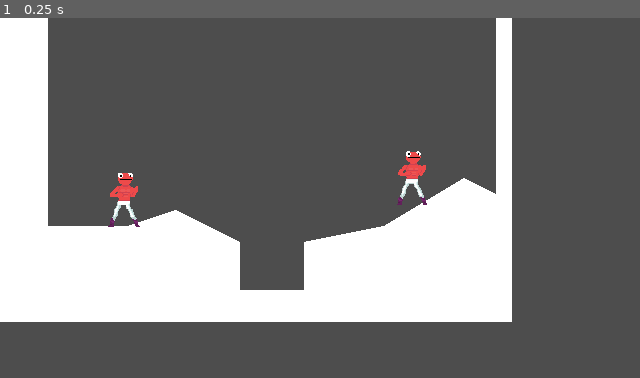
Above: before the commit, frame 1.
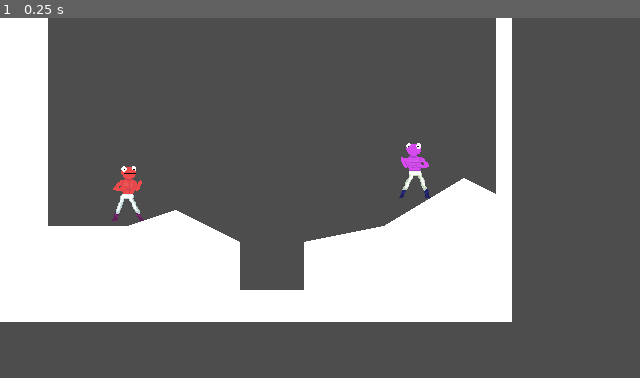
Above: after the commit, the same moment.

Repository: bmingles/gamejam-2024
Game: Godot game, scene res://world.tscn
Same seed, same stepped clock (60 frames per second), same inputs: the game is played once before the commit and once after it.
Inputs:
- Up to frame 1 (0.25 s): no input

The runs differ from the first frame. In frame 1, 0.8% of the frame differs, in the area x 16-68%, y 34-59%.

Commit message:
Multi player sprites

Diff:
--- a/FrogFighters/player.gd
+++ b/FrogFighters/player.gd
@@ -1,6 +1,7 @@
 extends CharacterBody2D
 
 @export_enum("1", "2") var player_number: String
+@export var frames: Resource
 
 const SPEED = 50.0
 const JUMP_VELOCITY = -200.0
@@ -8,6 +9,12 @@
 # Get the gravity from the project settings to be synced with RigidBody nodes.
 var gravity = ProjectSettings.get_setting("physics/2d/default_gravity")
 
+func _ready():
+	if player_number == "2":
+		$AnimatedSprite2D.set_flip_h(true)
+		$AnimatedSprite2D.set_offset(Vector2(-5, 0))
+
+	$AnimatedSprite2D.set_sprite_frames(frames)
 
 func _physics_process(delta):
 	# Add the gravity.
--- a/FrogFighters/player.tscn
+++ b/FrogFighters/player.tscn
@@ -1,190 +1,20 @@
-[gd_scene load_steps=25 format=3 uid="uid://c406xs2gdbw5y"]
+[gd_scene load_steps=4 format=3 uid="uid://c406xs2gdbw5y"]
 
 [ext_resource type="Script" path="res://player.gd" id="1_meufp"]
-[ext_resource type="Texture2D" uid="uid://d03c84vcs25x4" path="res://assets/mermit.png" id="1_sfwny"]
+[ext_resource type="SpriteFrames" uid="uid://bvrj62vptk1wp" path="res://resources/mermit_sprite_frames.tres" id="2_6hby3"]
 
-[sub_resource type="CapsuleShape2D" id="CapsuleShape2D_dltwg"]
-
-[sub_resource type="AtlasTexture" id="AtlasTexture_bjnqp"]
-atlas = ExtResource("1_sfwny")
-region = Rect2(1100, 0, 110, 96)
-
-[sub_resource type="AtlasTexture" id="AtlasTexture_j44pb"]
-atlas = ExtResource("1_sfwny")
-region = Rect2(1210, 0, 110, 96)
-
-[sub_resource type="AtlasTexture" id="AtlasTexture_mcgfr"]
-atlas = ExtResource("1_sfwny")
-region = Rect2(1320, 0, 110, 96)
-
-[sub_resource type="AtlasTexture" id="AtlasTexture_jxedo"]
-atlas = ExtResource("1_sfwny")
-region = Rect2(1430, 0, 110, 96)
-
-[sub_resource type="AtlasTexture" id="AtlasTexture_15rv8"]
-atlas = ExtResource("1_sfwny")
-region = Rect2(1540, 0, 110, 96)
-
-[sub_resource type="AtlasTexture" id="AtlasTexture_jsbhf"]
-atlas = ExtResource("1_sfwny")
-region = Rect2(1650, 0, 110, 96)
-
-[sub_resource type="AtlasTexture" id="AtlasTexture_stbj6"]
-atlas = ExtResource("1_sfwny")
-region = Rect2(1760, 0, 110, 96)
-
-[sub_resource type="AtlasTexture" id="AtlasTexture_oqbv5"]
-atlas = ExtResource("1_sfwny")
-region = Rect2(1870, 0, 110, 96)
-
-[sub_resource type="AtlasTexture" id="AtlasTexture_l40b7"]
-atlas = ExtResource("1_sfwny")
-region = Rect2(1980, 0, 110, 96)
-
-[sub_resource type="AtlasTexture" id="AtlasTexture_f3hvi"]
-atlas = ExtResource("1_sfwny")
-region = Rect2(440, 0, 110, 96)
-
-[sub_resource type="AtlasTexture" id="AtlasTexture_awl85"]
-atlas = ExtResource("1_sfwny")
-region = Rect2(550, 0, 110, 96)
-
-[sub_resource type="AtlasTexture" id="AtlasTexture_tf3lw"]
-atlas = ExtResource("1_sfwny")
-region = Rect2(660, 0, 110, 96)
-
-[sub_resource type="AtlasTexture" id="AtlasTexture_m2rdc"]
-atlas = ExtResource("1_sfwny")
-region = Rect2(770, 0, 110, 96)
-
-[sub_resource type="AtlasTexture" id="AtlasTexture_r53o2"]
-atlas = ExtResource("1_sfwny")
-region = Rect2(880, 0, 110, 96)
-
-[sub_resource type="AtlasTexture" id="AtlasTexture_qimcp"]
-atlas = ExtResource("1_sfwny")
-region = Rect2(990, 0, 110, 96)
-
-[sub_resource type="AtlasTexture" id="AtlasTexture_w88ao"]
-atlas = ExtResource("1_sfwny")
-region = Rect2(0, 0, 110, 96)
-
-[sub_resource type="AtlasTexture" id="AtlasTexture_i3xmr"]
-atlas = ExtResource("1_sfwny")
-region = Rect2(220, 0, 110, 96)
-
-[sub_resource type="AtlasTexture" id="AtlasTexture_rco5p"]
-atlas = ExtResource("1_sfwny")
-region = Rect2(110, 0, 110, 96)
-
-[sub_resource type="AtlasTexture" id="AtlasTexture_u8eff"]
-atlas = ExtResource("1_sfwny")
-region = Rect2(0, 0, 110, 96)
-
-[sub_resource type="AtlasTexture" id="AtlasTexture_wm1e0"]
-atlas = ExtResource("1_sfwny")
-region = Rect2(330, 0, 110, 96)
-
-[sub_resource type="SpriteFrames" id="SpriteFrames_7noi8"]
-animations = [{
-"frames": [{
-"duration": 1.0,
-"texture": SubResource("AtlasTexture_bjnqp")
-}, {
-"duration": 1.0,
-"texture": SubResource("AtlasTexture_j44pb")
-}, {
-"duration": 1.0,
-"texture": SubResource("AtlasTexture_mcgfr")
-}, {
-"duration": 1.0,
-"texture": SubResource("AtlasTexture_jxedo")
-}, {
-"duration": 1.0,
-"texture": SubResource("AtlasTexture_15rv8")
-}, {
-"duration": 1.0,
-"texture": SubResource("AtlasTexture_jsbhf")
-}, {
-"duration": 1.0,
-"texture": SubResource("AtlasTexture_stbj6")
-}, {
-"duration": 1.0,
-"texture": SubResource("AtlasTexture_oqbv5")
-}, {
-"duration": 1.0,
-"texture": SubResource("AtlasTexture_l40b7")
-}],
-"loop": true,
-"name": &"chicken",
-"speed": 5.0
-}, {
-"frames": [{
-"duration": 1.0,
-"texture": SubResource("AtlasTexture_f3hvi")
-}, {
-"duration": 1.0,
-"texture": SubResource("AtlasTexture_awl85")
-}, {
-"duration": 1.0,
-"texture": SubResource("AtlasTexture_tf3lw")
-}, {
-"duration": 1.0,
-"texture": SubResource("AtlasTexture_m2rdc")
-}, {
-"duration": 1.0,
-"texture": SubResource("AtlasTexture_r53o2")
-}, {
-"duration": 1.0,
-"texture": SubResource("AtlasTexture_qimcp")
-}],
-"loop": true,
-"name": &"fish",
-"speed": 5.0
-}, {
-"frames": [{
-"duration": 1.0,
-"texture": SubResource("AtlasTexture_w88ao")
-}],
-"loop": true,
-"name": &"idle",
-"speed": 5.0
-}, {
-"frames": [{
-"duration": 1.0,
-"texture": SubResource("AtlasTexture_i3xmr")
-}],
-"loop": true,
-"name": &"jump",
-"speed": 5.0
-}, {
-"frames": [{
-"duration": 1.0,
-"texture": SubResource("AtlasTexture_rco5p")
-}],
-"loop": true,
-"name": &"laugh",
-"speed": 5.0
-}, {
-"frames": [{
-"duration": 1.0,
-"texture": SubResource("AtlasTexture_u8eff")
-}, {
-"duration": 1.0,
-"texture": SubResource("AtlasTexture_wm1e0")
-}],
-"loop": true,
-"name": &"shuffle",
-"speed": 5.0
-}]
+[sub_resource type="RectangleShape2D" id="RectangleShape2D_603jh"]
+size = Vector2(16, 27)
 
 [node name="Player" type="CharacterBody2D"]
 script = ExtResource("1_meufp")
 
 [node name="CollisionShape2D" type="CollisionShape2D" parent="."]
-shape = SubResource("CapsuleShape2D_dltwg")
+position = Vector2(0, 2.5)
+shape = SubResource("RectangleShape2D_603jh")
 
 [node name="AnimatedSprite2D" type="AnimatedSprite2D" parent="."]
 scale = Vector2(0.4, 0.4)
-sprite_frames = SubResource("SpriteFrames_7noi8")
+sprite_frames = ExtResource("2_6hby3")
 animation = &"idle"
+offset = Vector2(5, 0)
--- a/FrogFighters/project.godot
+++ b/FrogFighters/project.godot
@@ -42,6 +42,7 @@
 player1_jump={
 "deadzone": 0.5,
 "events": [Object(InputEventJoypadButton,"resource_local_to_scene":false,"resource_name":"","device":0,"button_index":1,"pressure":0.0,"pressed":true,"script":null)
+, Object(InputEventKey,"resource_local_to_scene":false,"resource_name":"","device":-1,"window_id":0,"alt_pressed":false,"shift_pressed":false,"ctrl_pressed":false,"meta_pressed":false,"pressed":false,"keycode":0,"physical_keycode":87,"key_label":0,"unicode":119,"echo":false,"script":null)
 ]
 }
 player1_duck={
--- /dev/null
+++ b/FrogFighters/resources/mermit_sprite_frames.tres
@@ -0,0 +1,176 @@
+[gd_resource type="SpriteFrames" load_steps=22 format=3 uid="uid://bvrj62vptk1wp"]
+
+[ext_resource type="Texture2D" uid="uid://d03c84vcs25x4" path="res://assets/mermit.png" id="1_o0m8i"]
+
+[sub_resource type="AtlasTexture" id="AtlasTexture_bjnqp"]
+atlas = ExtResource("1_o0m8i")
+region = Rect2(1100, 0, 110, 96)
+
+[sub_resource type="AtlasTexture" id="AtlasTexture_j44pb"]
+atlas = ExtResource("1_o0m8i")
+region = Rect2(1210, 0, 110, 96)
+
+[sub_resource type="AtlasTexture" id="AtlasTexture_mcgfr"]
+atlas = ExtResource("1_o0m8i")
+region = Rect2(1320, 0, 110, 96)
+
+[sub_resource type="AtlasTexture" id="AtlasTexture_jxedo"]
+atlas = ExtResource("1_o0m8i")
+region = Rect2(1430, 0, 110, 96)
+
+[sub_resource type="AtlasTexture" id="AtlasTexture_15rv8"]
+atlas = ExtResource("1_o0m8i")
+region = Rect2(1540, 0, 110, 96)
+
+[sub_resource type="AtlasTexture" id="AtlasTexture_jsbhf"]
+atlas = ExtResource("1_o0m8i")
+region = Rect2(1650, 0, 110, 96)
+
+[sub_resource type="AtlasTexture" id="AtlasTexture_stbj6"]
+atlas = ExtResource("1_o0m8i")
+region = Rect2(1760, 0, 110, 96)
+
+[sub_resource type="AtlasTexture" id="AtlasTexture_oqbv5"]
+atlas = ExtResource("1_o0m8i")
+region = Rect2(1870, 0, 110, 96)
+
+[sub_resource type="AtlasTexture" id="AtlasTexture_l40b7"]
+atlas = ExtResource("1_o0m8i")
+region = Rect2(1980, 0, 110, 96)
+
+[sub_resource type="AtlasTexture" id="AtlasTexture_f3hvi"]
+atlas = ExtResource("1_o0m8i")
+region = Rect2(440, 0, 110, 96)
+
+[sub_resource type="AtlasTexture" id="AtlasTexture_awl85"]
+atlas = ExtResource("1_o0m8i")
+region = Rect2(550, 0, 110, 96)
+
+[sub_resource type="AtlasTexture" id="AtlasTexture_tf3lw"]
+atlas = ExtResource("1_o0m8i")
+region = Rect2(660, 0, 110, 96)
+
+[sub_resource type="AtlasTexture" id="AtlasTexture_m2rdc"]
+atlas = ExtResource("1_o0m8i")
+region = Rect2(770, 0, 110, 96)
+
+[sub_resource type="AtlasTexture" id="AtlasTexture_r53o2"]
+atlas = ExtResource("1_o0m8i")
+region = Rect2(880, 0, 110, 96)
+
+[sub_resource type="AtlasTexture" id="AtlasTexture_qimcp"]
+atlas = ExtResource("1_o0m8i")
+region = Rect2(990, 0, 110, 96)
+
+[sub_resource type="AtlasTexture" id="AtlasTexture_w88ao"]
+atlas = ExtResource("1_o0m8i")
+region = Rect2(0, 0, 110, 96)
+
+[sub_resource type="AtlasTexture" id="AtlasTexture_i3xmr"]
+atlas = ExtResource("1_o0m8i")
+region = Rect2(220, 0, 110, 96)
+
+[sub_resource type="AtlasTexture" id="AtlasTexture_rco5p"]
+atlas = ExtResource("1_o0m8i")
+region = Rect2(110, 0, 110, 96)
+
+[sub_resource type="AtlasTexture" id="AtlasTexture_u8eff"]
+atlas = ExtResource("1_o0m8i")
+region = Rect2(0, 0, 110, 96)
+
+[sub_resource type="AtlasTexture" id="AtlasTexture_wm1e0"]
+atlas = ExtResource("1_o0m8i")
+region = Rect2(330, 0, 110, 96)
+
+[resource]
+animations = [{
+"frames": [{
+"duration": 1.0,
+"texture": SubResource("AtlasTexture_bjnqp")
+}, {
+"duration": 1.0,
+"texture": SubResource("AtlasTexture_j44pb")
+}, {
+"duration": 1.0,
+"texture": SubResource("AtlasTexture_mcgfr")
+}, {
+"duration": 1.0,
+"texture": SubResource("AtlasTexture_jxedo")
+}, {
+"duration": 1.0,
+"texture": SubResource("AtlasTexture_15rv8")
+}, {
+"duration": 1.0,
+"texture": SubResource("AtlasTexture_jsbhf")
+}, {
+"duration": 1.0,
+"texture": SubResource("AtlasTexture_stbj6")
+}, {
+"duration": 1.0,
+"texture": SubResource("AtlasTexture_oqbv5")
+}, {
+"duration": 1.0,
+"texture": SubResource("AtlasTexture_l40b7")
+}],
+"loop": true,
+"name": &"chicken",
+"speed": 5.0
+}, {
+"frames": [{
+"duration": 1.0,
+"texture": SubResource("AtlasTexture_f3hvi")
+}, {
+"duration": 1.0,
+"texture": SubResource("AtlasTexture_awl85")
+}, {
+"duration": 1.0,
+"texture": SubResource("AtlasTexture_tf3lw")
+}, {
+"duration": 1.0,
+"texture": SubResource("AtlasTexture_m2rdc")
+}, {
+"duration": 1.0,
+"texture": SubResource("AtlasTexture_r53o2")
+}, {
+"duration": 1.0,
+"texture": SubResource("AtlasTexture_qimcp")
+}],
+"loop": true,
+"name": &"fish",
+"speed": 5.0
+}, {
+"frames": [{
+"duration": 1.0,
+"texture": SubResource("AtlasTexture_w88ao")
+}],
+"loop": true,
+"name": &"idle",
+"speed": 5.0
+}, {
+"frames": [{
+"duration": 1.0,
+"texture": SubResource("AtlasTexture_i3xmr")
+}],
+"loop": true,
+"name": &"jump",
+"speed": 5.0
+}, {
+"frames": [{
+"duration": 1.0,
+"texture": SubResource("AtlasTexture_rco5p")
+}],
+"loop": true,
+"name": &"laugh",
+"speed": 5.0
+}, {
+"frames": [{
+"duration": 1.0,
+"texture": SubResource("AtlasTexture_u8eff")
+}, {
+"duration": 1.0,
+"texture": SubResource("AtlasTexture_wm1e0")
+}],
+"loop": true,
+"name": &"shuffle",
+"speed": 5.0
+}]
--- /dev/null
+++ b/FrogFighters/resources/termit_sprite_frames.tres
@@ -0,0 +1,183 @@
+[gd_resource type="SpriteFrames" load_steps=23 format=3 uid="uid://ilo38ei8qgsp"]
+
+[ext_resource type="Texture2D" uid="uid://d2cxv5cbmtpxt" path="res://assets/termit.png" id="1_by42n"]
+
+[sub_resource type="AtlasTexture" id="AtlasTexture_4pd5o"]
+atlas = ExtResource("1_by42n")
+region = Rect2(1100, 0, 110, 96)
+
+[sub_resource type="AtlasTexture" id="AtlasTexture_aurdr"]
+atlas = ExtResource("1_by42n")
+region = Rect2(1210, 0, 110, 96)
+
+[sub_resource type="AtlasTexture" id="AtlasTexture_4k50m"]
+atlas = ExtResource("1_by42n")
+region = Rect2(1320, 0, 110, 96)
+
+[sub_resource type="AtlasTexture" id="AtlasTexture_xctkd"]
+atlas = ExtResource("1_by42n")
+region = Rect2(1430, 0, 110, 96)
+
+[sub_resource type="AtlasTexture" id="AtlasTexture_0a4do"]
+atlas = ExtResource("1_by42n")
+region = Rect2(1540, 0, 110, 96)
+
+[sub_resource type="AtlasTexture" id="AtlasTexture_01ffs"]
+atlas = ExtResource("1_by42n")
+region = Rect2(1650, 0, 110, 96)
+
+[sub_resource type="AtlasTexture" id="AtlasTexture_8oaph"]
+atlas = ExtResource("1_by42n")
+region = Rect2(1760, 0, 110, 96)
+
+[sub_resource type="AtlasTexture" id="AtlasTexture_injh1"]
+atlas = ExtResource("1_by42n")
+region = Rect2(1870, 0, 110, 96)
+
+[sub_resource type="AtlasTexture" id="AtlasTexture_oqfi6"]
+atlas = ExtResource("1_by42n")
+region = Rect2(1980, 0, 110, 96)
+
+[sub_resource type="AtlasTexture" id="AtlasTexture_4ykme"]
+atlas = ExtResource("1_by42n")
+region = Rect2(330, 0, 110, 96)
+
+[sub_resource type="AtlasTexture" id="AtlasTexture_ewhy8"]
+atlas = ExtResource("1_by42n")
+region = Rect2(440, 0, 110, 96)
+
+[sub_resource type="AtlasTexture" id="AtlasTexture_f5gob"]
+atlas = ExtResource("1_by42n")
+region = Rect2(550, 0, 110, 96)
+
+[sub_resource type="AtlasTexture" id="AtlasTexture_qle04"]
+atlas = ExtResource("1_by42n")
+region = Rect2(660, 0, 110, 96)
+
+[sub_resource type="AtlasTexture" id="AtlasTexture_ylvmo"]
+atlas = ExtResource("1_by42n")
+region = Rect2(770, 0, 110, 96)
+
+[sub_resource type="AtlasTexture" id="AtlasTexture_o2pgm"]
+atlas = ExtResource("1_by42n")
+region = Rect2(880, 0, 110, 96)
+
+[sub_resource type="AtlasTexture" id="AtlasTexture_ndkau"]
+atlas = ExtResource("1_by42n")
+region = Rect2(990, 0, 110, 96)
+
+[sub_resource type="AtlasTexture" id="AtlasTexture_ufb66"]
+atlas = ExtResource("1_by42n")
+region = Rect2(0, 0, 110, 96)
+
+[sub_resource type="AtlasTexture" id="AtlasTexture_22p58"]
+atlas = ExtResource("1_by42n")
+region = Rect2(220, 0, 110, 96)
+
+[sub_resource type="AtlasTexture" id="AtlasTexture_vh0bk"]
+atlas = ExtResource("1_by42n")
+region = Rect2(110, 0, 110, 96)
+
+[sub_resource type="AtlasTexture" id="AtlasTexture_8x3rh"]
+atlas = ExtResource("1_by42n")
+region = Rect2(0, 0, 110, 96)
+
+[sub_resource type="AtlasTexture" id="AtlasTexture_5l83j"]
+atlas = ExtResource("1_by42n")
+region = Rect2(330, 0, 110, 96)
+
+[resource]
+animations = [{
+"frames": [{
+"duration": 1.0,
+"texture": SubResource("AtlasTexture_4pd5o")
+}, {
+"duration": 1.0,
+"texture": SubResource("AtlasTexture_aurdr")
+}, {
+"duration": 1.0,
+"texture": SubResource("AtlasTexture_4k50m")
+}, {
+"duration": 1.0,
+"texture": SubResource("AtlasTexture_xctkd")
+}, {
+"duration": 1.0,
+"texture": SubResource("AtlasTexture_0a4do")
+}, {
+"duration": 1.0,
+"texture": SubResource("AtlasTexture_01ffs")
+}, {
+"duration": 1.0,
+"texture": SubResource("AtlasTexture_8oaph")
+}, {
+"duration": 1.0,
+"texture": SubResource("AtlasTexture_injh1")
+}, {
+"duration": 1.0,
+"texture": SubResource("AtlasTexture_oqfi6")
+}],
+"loop": true,
+"name": &"chicken",
+"speed": 5.0
+}, {
+"frames": [{
+"duration": 1.0,
+"texture": SubResource("AtlasTexture_4ykme")
+}, {
+"duration": 1.0,
+"texture": SubResource("AtlasTexture_ewhy8")
+}, {
+"duration": 1.0,
+"texture": SubResource("AtlasTexture_f5gob")
+}, {
+"duration": 1.0,
+"texture": SubResource("AtlasTexture_qle04")
+}, {
+"duration": 1.0,
+"texture": SubResource("AtlasTexture_ylvmo")
+}, {
+"duration": 1.0,
+"texture": SubResource("AtlasTexture_o2pgm")
+}, {
+"duration": 1.0,
+"texture": SubResource("AtlasTexture_ndkau")
+}],
+"loop": true,
+"name": &"fish",
+"speed": 5.0
+}, {
+"frames": [{
+"duration": 1.0,
+"texture": SubResource("AtlasTexture_ufb66")
+}],
+"loop": true,
+"name": &"idle",
+"speed": 5.0
+}, {
+"frames": [{
+"duration": 1.0,
+"texture": SubResource("AtlasTexture_22p58")
+}],
+"loop": true,
+"name": &"jump",
+"speed": 5.0
+}, {
+"frames": [{
+"duration": 1.0,
+"texture": SubResource("AtlasTexture_vh0bk")
+}],
+"loop": true,
+"name": &"laugh",
+"speed": 5.0
+}, {
+"frames": [{
+"duration": 1.0,
+"texture": SubResource("AtlasTexture_8x3rh")
+}, {
+"duration": 1.0,
+"texture": SubResource("AtlasTexture_5l83j")
+}],
+"loop": true,
+"name": &"shuffle",
+"speed": 5.0
+}]
--- a/FrogFighters/world.tscn
+++ b/FrogFighters/world.tscn
@@ -1,7 +1,9 @@
-[gd_scene load_steps=3 format=3 uid="uid://dlxbjf5p3rhy8"]
+[gd_scene load_steps=5 format=3 uid="uid://dlxbjf5p3rhy8"]
 
 [ext_resource type="Script" path="res://world.gd" id="1_b4utf"]
-[ext_resource type="PackedScene" path="res://player.tscn" id="2_5ptf1"]
+[ext_resource type="PackedScene" uid="uid://c406xs2gdbw5y" path="res://player.tscn" id="2_5ptf1"]
+[ext_resource type="SpriteFrames" uid="uid://bvrj62vptk1wp" path="res://resources/mermit_sprite_frames.tres" id="3_isxox"]
+[ext_resource type="SpriteFrames" uid="uid://ilo38ei8qgsp" path="res://resources/termit_sprite_frames.tres" id="4_fsqmq"]
 
 [node name="World" type="Node"]
 script = ExtResource("1_b4utf")
@@ -12,11 +14,14 @@
 polygon = PackedVector2Array(0, 0, 24, 0, 24, 104, 64, 104, 88, 96, 120, 112, 120, 136, 152, 136, 152, 112, 192, 104, 232, 80, 248, 88, 248, 0, 256, 0, 256, 152, 0, 152)
 
 [node name="Polygon2D" type="Polygon2D" parent="StaticBody2D/CollisionPolygon2D"]
+polygon = PackedVector2Array(0, 0, 24, 0, 24, 104, 64, 104, 88, 96, 120, 112, 120, 136, 152, 136, 152, 112, 192, 104, 232, 80, 248, 88, 248, 0, 256, 0, 256, 152, 0, 152)
 
 [node name="Player1" parent="." instance=ExtResource("2_5ptf1")]
-position = Vector2(64, 80)
+position = Vector2(63.8071, 85.4133)
 player_number = "1"
+frames = ExtResource("3_isxox")
 
 [node name="Player2" parent="." instance=ExtResource("2_5ptf1")]
-position = Vector2(208, 72)
+position = Vector2(207.475, 73.8469)
 player_number = "2"
+frames = ExtResource("4_fsqmq")
Not shown, changed: README.md
